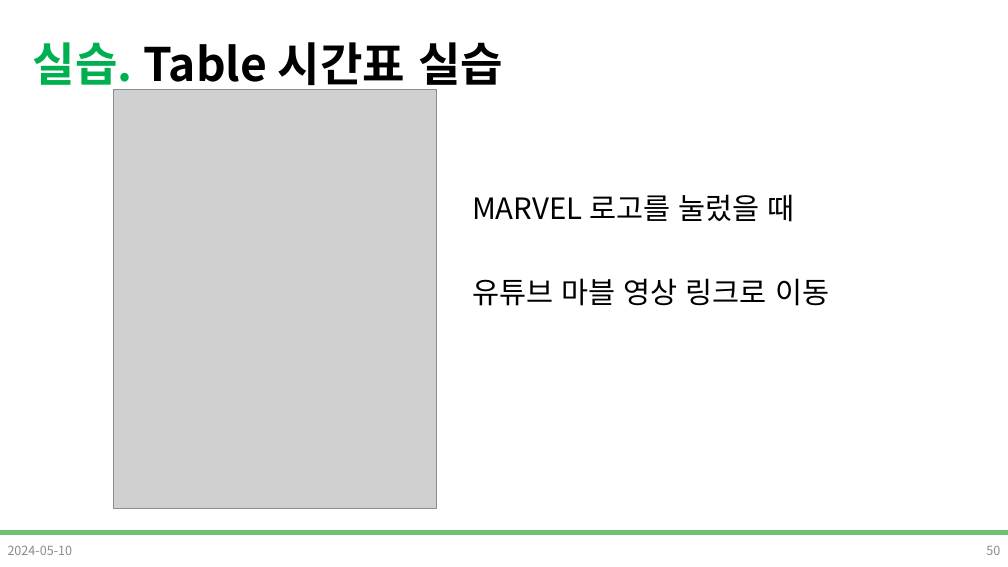
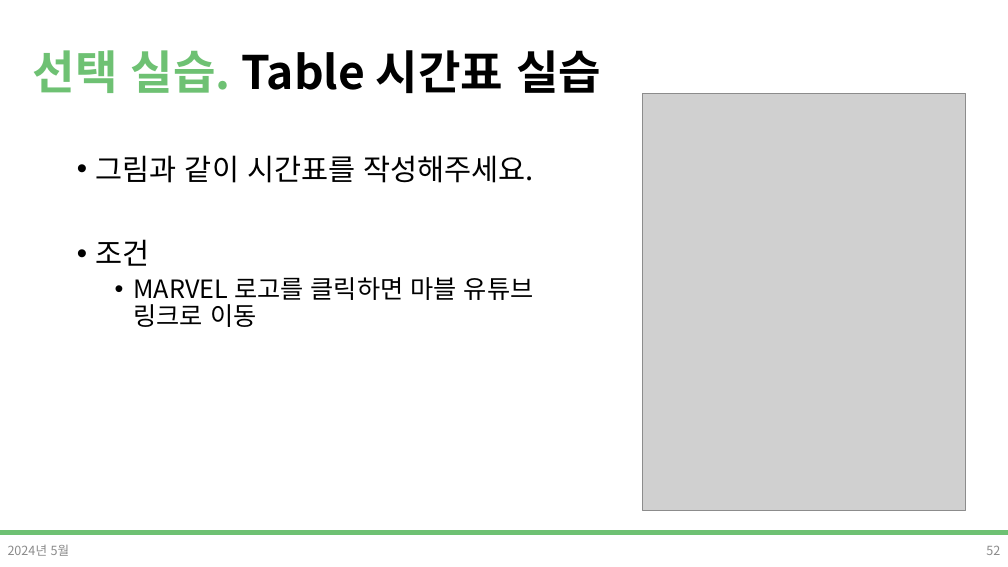
Before and after one commit to DevDamon0527/SeSAC_Yeongdeungpo_Campus_6th, a slide deck: slide 52 of material/[SeSAC_YDP_6] 02_HTML.pptx (slide 50 before the commit). Drawn at 1008x567 pixels with LibreOffice and Linux fonts; fonts in the diff are those of the drawing; grey boxes stand for pictures; background and template pictures are left out. Boxes give left, top, right and bottom in pixels: in the first picture for what was removed or moved away, otherwise in the second. Text is boxed around its words. In the diff, an @@ line names an element or a change of style, - is before the commit and + after.

Commit message:
HTML ppt 수정 (실습)

```diff
--- a/material/[SeSAC_YDP_6] 02_HTML.pptx
+++ b/material/[SeSAC_YDP_6] 02_HTML.pptx
@@ title at (33, 50, 601, 93): text changed @@
-실습. Table 시간표 실습
+선택 실습. Table 시간표 실습
@@ picture: place and size @@
-picture at (113, 90, 436, 509)
+picture at (643, 94, 966, 511)
@@ text added at (96, 155, 534, 327), 24 pt, text #000000 @@
+• 그림과 같이 시간표를 작성해주세요.
+• 조건
+  • MARVEL 로고를 클릭하면 마블 유튜브 링크로 이동
@@ text removed at (472, 194, 829, 306) @@
-MARVEL 로고를 눌렀을 때
-유튜브 마블 영상 링크로 이동
@@ text at (8, 545, 70, 556): text changed @@
-2024-05-10
+2024년 5월
@@ page number at (986, 546, 1000, 555): text changed @@
-50
+52
```
Also in this commit, not shown: 37 other slides changed, 4 slides added, 3 slides removed.
